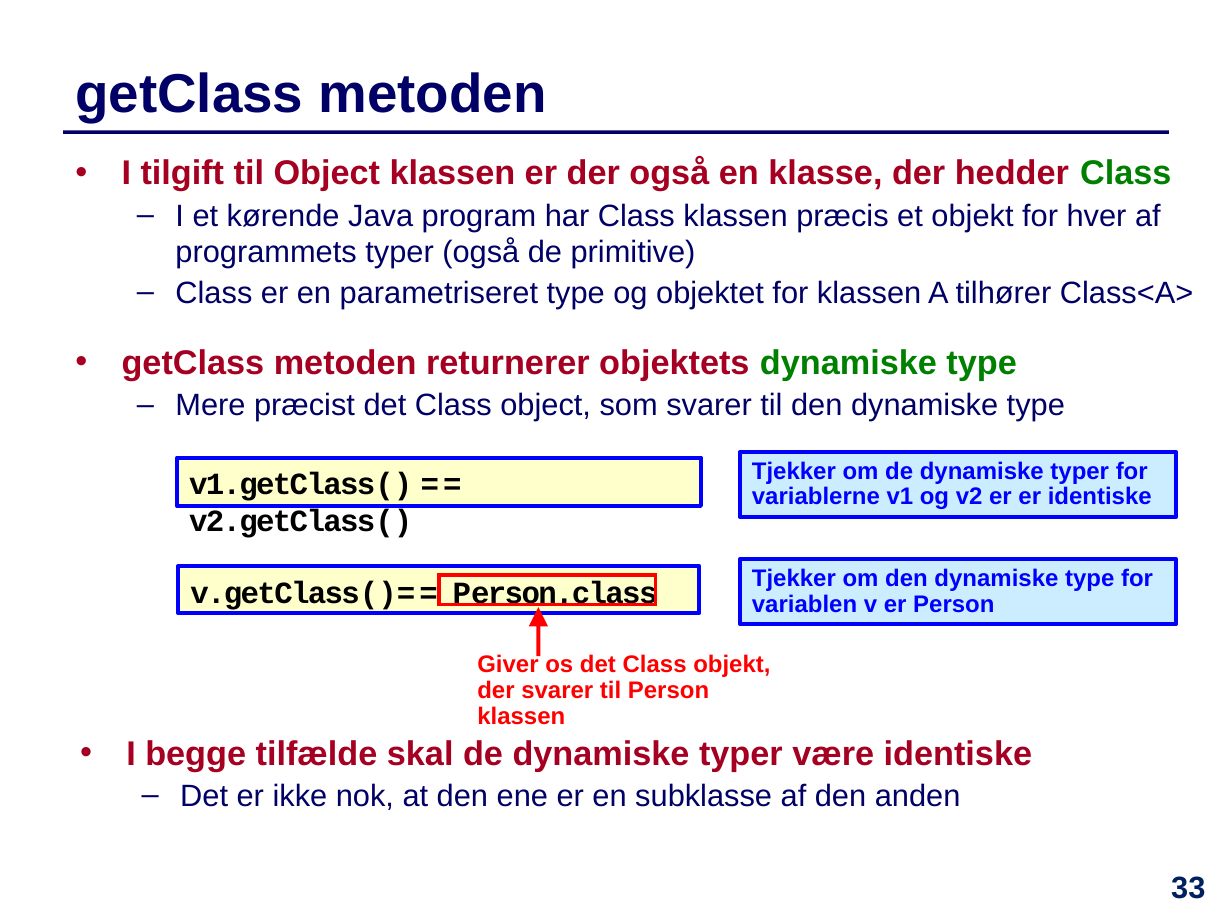
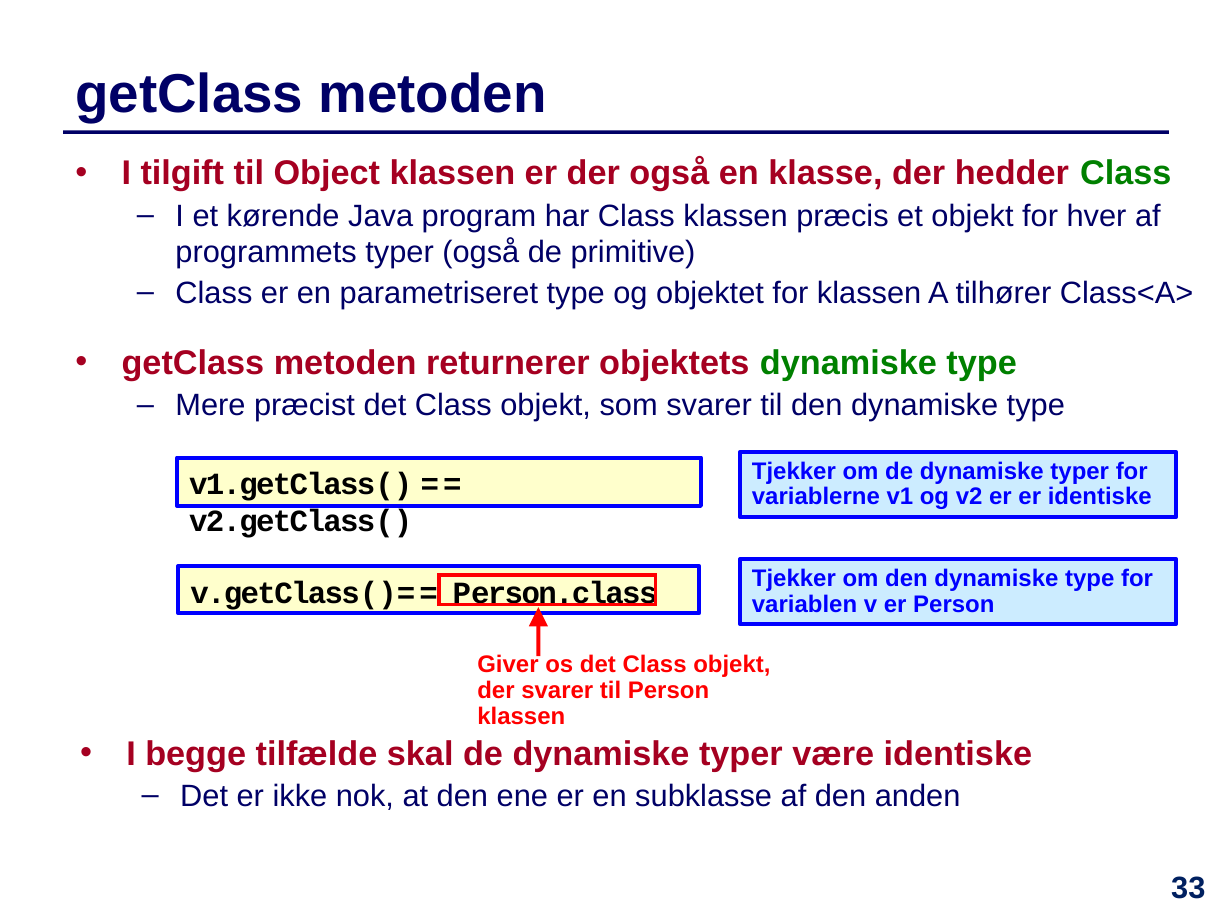
Before and after one commit to IntProgAU/Materiale, a slide deck: slide 33 of web/e24/uge_11/Slides-Uge11.pptx. Drawn at 1232x924 pixels with LibreOffice and Linux fonts; fonts in the diff are those of the drawing. Boxes give left, top, right and bottom in pixels: in the first picture for what was removed or moved away, otherwise in the second. Text is boxed around its words. In the diff, an @@ line names an element or a change of style, - is before the commit and + after.

```diff
--- a/web/e24/uge_11/Slides-Uge11.pptx
+++ b/web/e24/uge_11/Slides-Uge11.pptx
@@ text at [175, 392, 1065, 421]: text changed @@
-  – Mere præcist det Class object, som svarer til den dynamiske type
+  – Mere præcist det Class objekt, som svarer til den dynamiske type
```
Also in this commit, not shown: 1 other slide changed, 3 other files.
